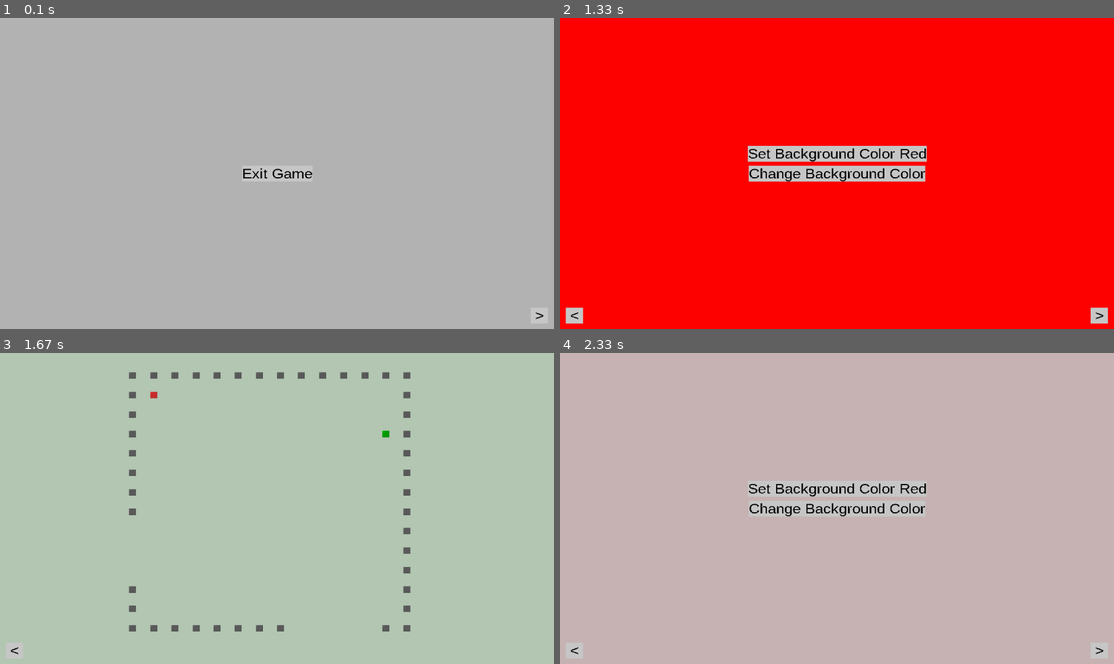
Above: before the commit, frames 1-4 (two rows, left to right).
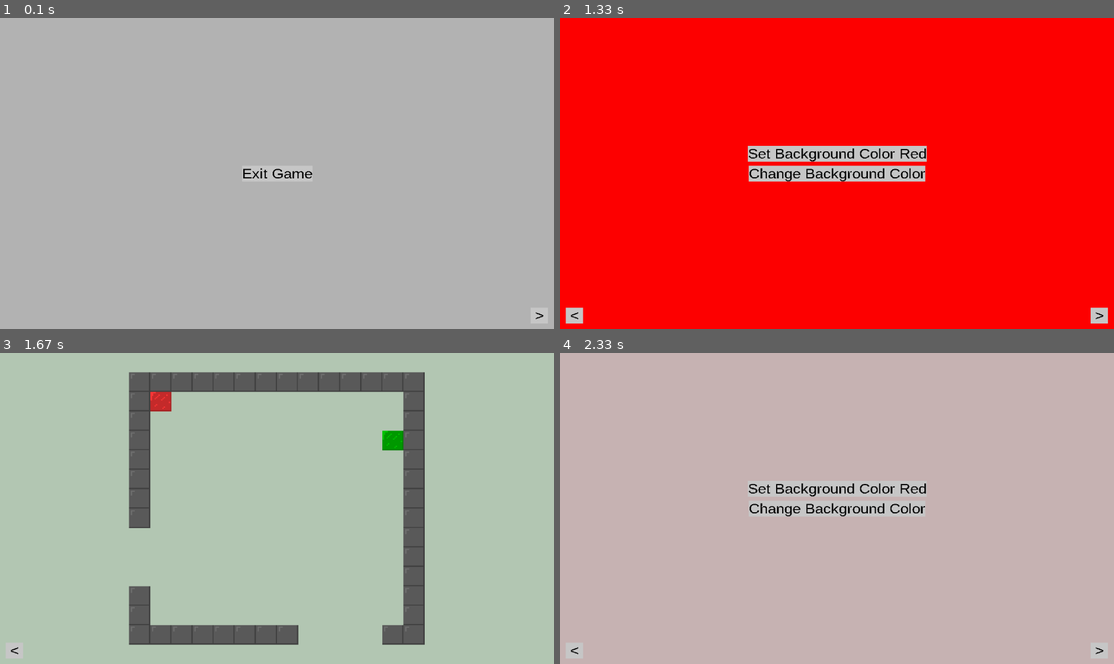
Above: after the commit, the same moments.

Repository: LZX1000/Games
Game: pygame game, started from space_platformer/main.py
The game is run twice, just before and just after one commit, with the same random seed, the same clock (stepped at 60 frames per second) and the same inputs.
Inputs (mouse positions are in pixels of both pictures, inside the frame that each line leads up to):
- Up to frame 1 (0.1 s): no input
- Up to frame 2 (1.33 s): click (1097, 313) at 0.38 s; click (837, 151) at 0.72 s
- Up to frame 3 (1.67 s): click (537, 648) at 1.55 s
- Up to frame 4 (2.33 s): click (571, 648) at 1.88 s

Frames 1-2 are identical in both runs. In frame 3, 10% of the frame differs, in the area x 23-77%, y 6-94%; in frame 4, nothing differs.

Commit message:
Fix brick scaling issues

Diff:
--- a/space_platformer/main.py
+++ b/space_platformer/main.py
@@ -32,7 +32,7 @@
 
 def main() -> None:
     # Initialize display
-    display = Display(title="template")
+    display = Display(title="Space Platformer")
 
     # Default values
     tracked_values: dict[str, Any] = {'debug_mode': False}
--- a/space_platformer/map.py
+++ b/space_platformer/map.py
@@ -83,7 +83,8 @@
                 if cell is not None:
                     self.__map_objects.append(map_objects.Brick(
                         type_=cell,
-                        topleft=(offset_x + x * tile_size, offset_y + y * tile_size)
+                        topleft=(offset_x + x * tile_size, offset_y + y * tile_size),
+                        size=(round(tile_size), round(tile_size))
                     ))
 
     '''FUNCTIONS'''
--- a/space_platformer/map_objects.py
+++ b/space_platformer/map_objects.py
@@ -1,4 +1,4 @@
-# button.py
+# map_objects.py
 
 import pygame
 import random
@@ -20,6 +20,7 @@
         self,
         type_: str,
         topleft: tuple[int, int],
+        size: tuple[int, int] = None,
         debug_color: tuple[int, int, int] | None = (random.randint(0, 255), random.randint(0, 255), random.randint(0, 255))
     ) -> None:
         super().__init__()
@@ -29,6 +30,8 @@
 
         try:
             self.__surface = pygame.image.load(config.MAP_ASSET_KEYS[type_]).convert_alpha()
+            if size is not None:
+                self.__surface = pygame.transform.scale(self.__surface, size)
         except pygame.error as e:
             raise RuntimeError(f"Failed to load brick image: {e}") from e
 
